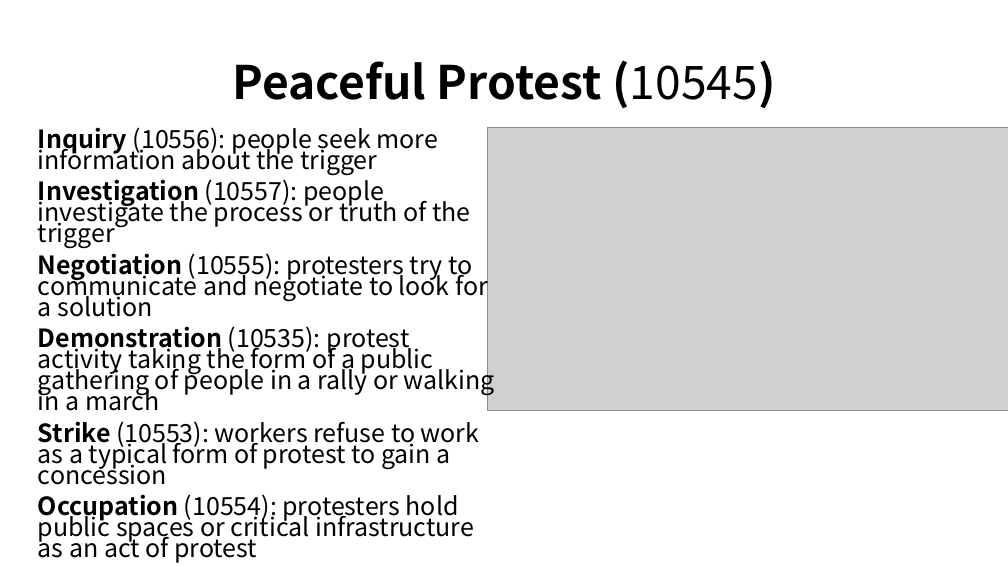
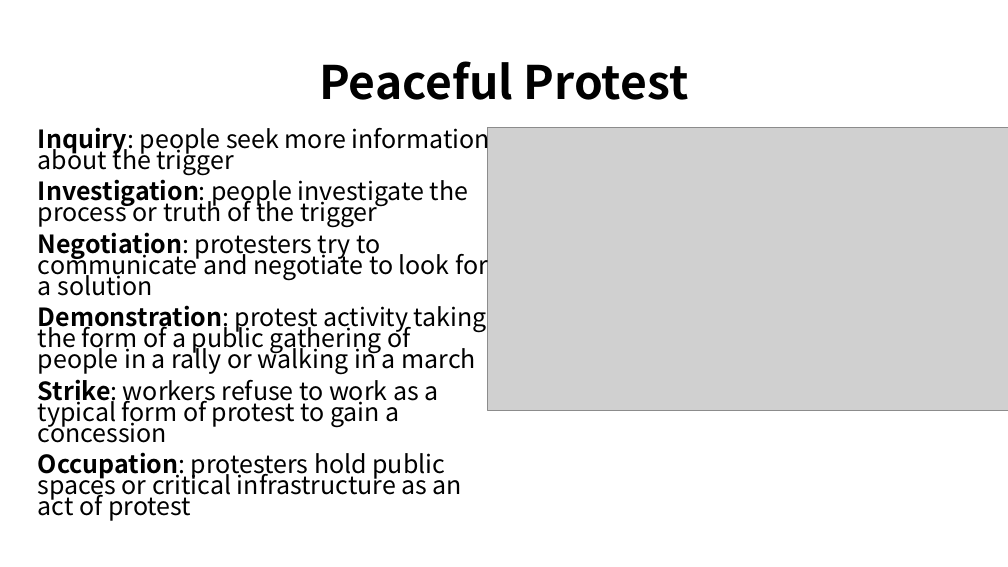
Before and after one commit to RESIN-KAIROS/schemalib, a slide deck: slide 4 of hrf/civil_unrest.pptx. Drawn at 1008x567 pixels with LibreOffice and Linux fonts; fonts in the diff are those of the drawing; grey boxes stand for pictures. Boxes give left, top, right and bottom in pixels: in the first picture for what was removed or moved away, otherwise in the second. Text is boxed around its words. In the diff, an @@ line names an element or a change of style, - is before the commit and + after.

```diff
--- a/hrf/civil_unrest.pptx
+++ b/hrf/civil_unrest.pptx
@@ title at box(319, 61, 689, 100): text changed @@
-Peaceful Protest (10545)
+Peaceful Protest
@@ text at box(38, 127, 490, 521): text changed @@
-Inquiry (10556): people seek more information about the trigger
-Investigation (10557): people investigate the process or truth of the trigger
-Negotiation (10555): protesters try to communicate and negotiate to look for a solution
-Demonstration (10535): protest activity taking the form of a public gathering of people in a rally or walking in a march
-Strike (10553): workers refuse to work as a typical form of protest to gain a concession
-Occupation (10554): protesters hold public spaces or critical infrastructure as an act of protest
+Inquiry: people seek more information about the trigger
+Investigation: people investigate the process or truth of the trigger
+Negotiation: protesters try to communicate and negotiate to look for a solution
+Demonstration: protest activity taking the form of a public gathering of people in a rally or walking in a march
+Strike: workers refuse to work as a typical form of protest to gain a concession
+Occupation: protesters hold public spaces or critical infrastructure as an act of protest
```
Also in this commit, not shown: 5 other slides changed, 2 other files.
